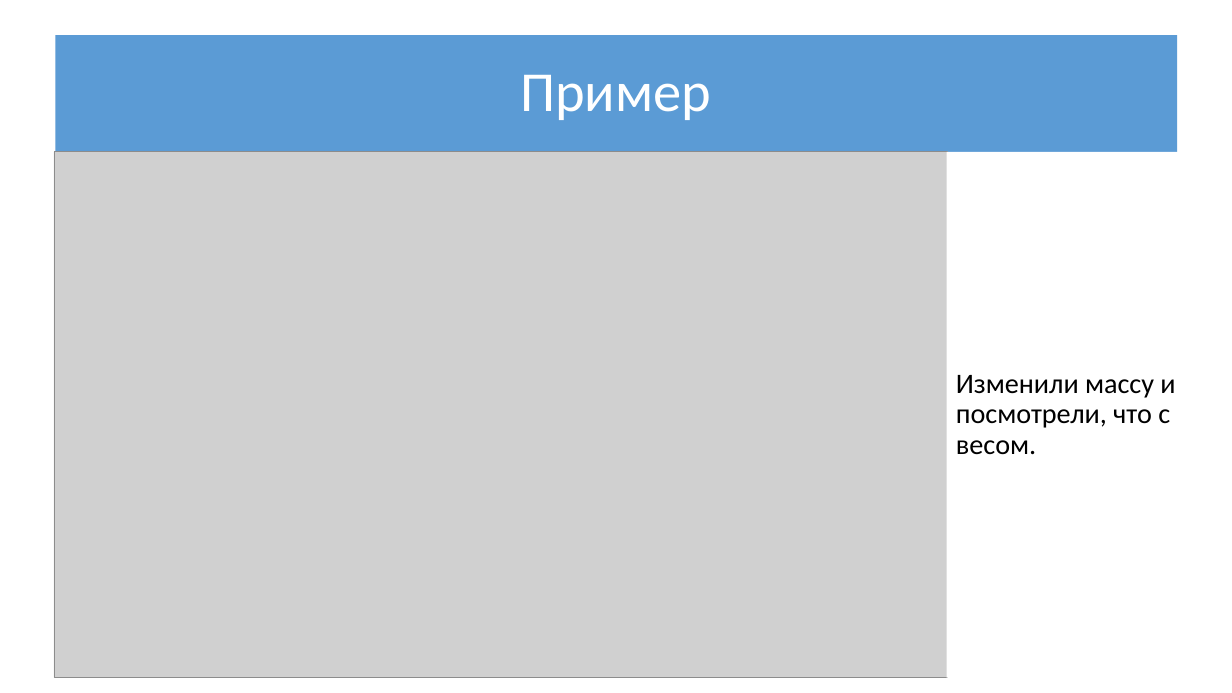
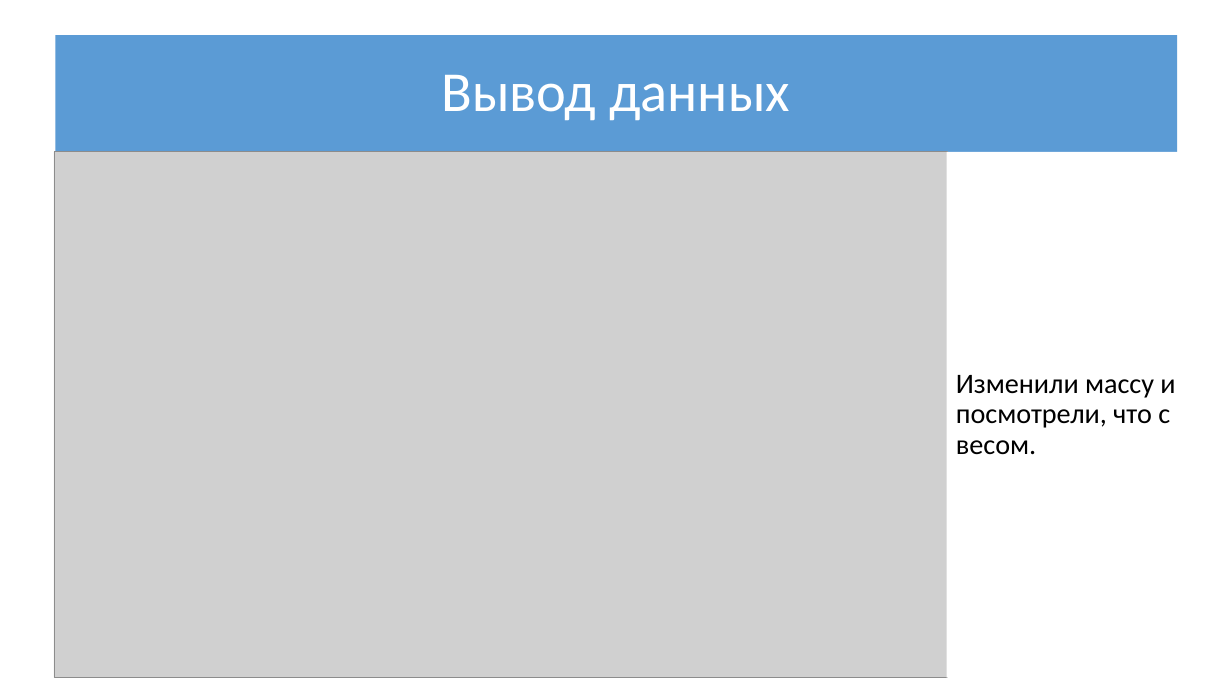
Before and after one commit to RobertArifulin/Falling_Ball, a slide deck: slide 15 of Презентация_Проекта2 2.pptx. Drawn at 1232x693 pixels with LibreOffice and Linux fonts; fonts in the diff are those of the drawing; grey boxes stand for pictures. Boxes give left, top, right and bottom in pixels: in the first picture for what was removed or moved away, otherwise in the second. Text is boxed around its words. In the diff, an @@ line names an element or a change of style, - is before the commit and + after.

```diff
--- a/Презентация_Проекта2 2.pptx
+++ b/Презентация_Проекта2 2.pptx
@@ title at (441, 75, 790, 121): text changed @@
-Пример
+Вывод данных
```
Also in this commit, not shown: 1 other slide changed, 3 slides added, 3 slides removed, 5 other files.
